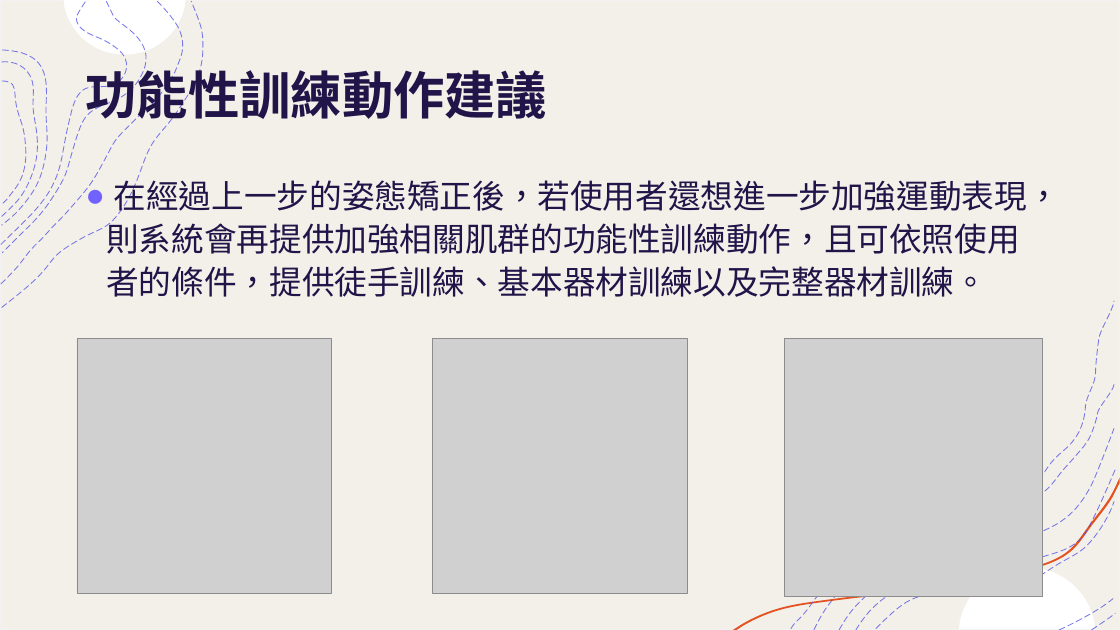
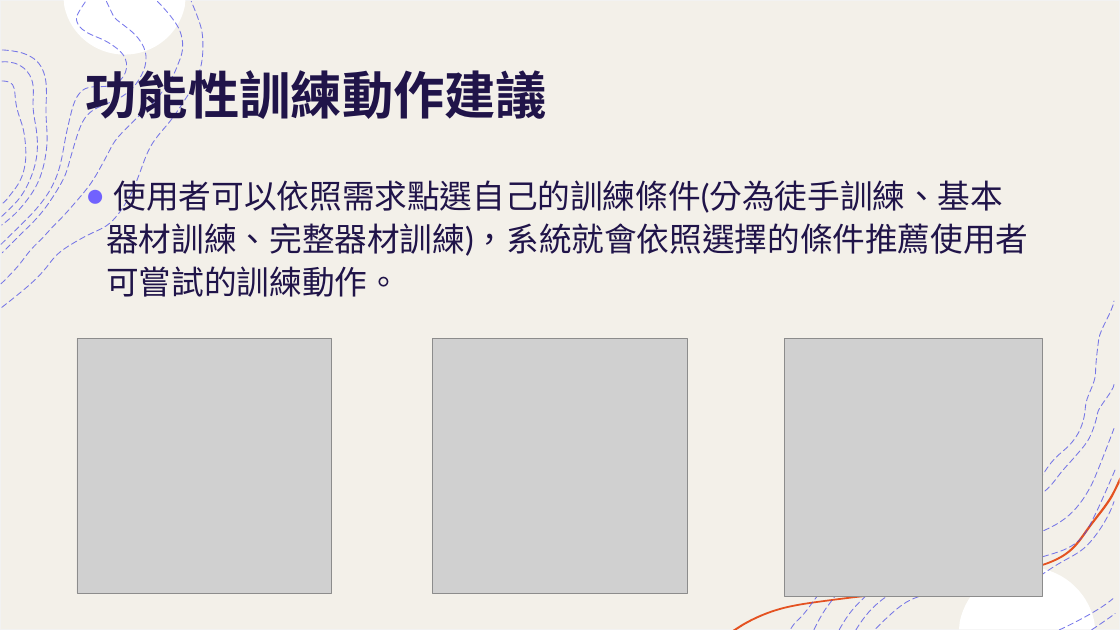
Before and after one commit to mizulun/seatpose-system, a slide deck: slide 7 of 提升運動表現輔助系統.pptx. Drawn at 1120x630 pixels with LibreOffice and Linux fonts; fonts in the diff are those of the drawing; grey boxes stand for pictures. Boxes give left, top, right and bottom in pixels: in the first picture for what was removed or moved away, otherwise in the second. Text is boxed around its words. In the diff, an @@ line names an element or a change of style, - is before the commit and + after.

Commit message:
更改成下肢重訓姿勢矯正輔助系統 更改設計動機與目的 新增姿勢判定標準 新增架設環境遇到的問題

```diff
--- a/提升運動表現輔助系統.pptx
+++ b/提升運動表現輔助系統.pptx
@@ text at <box>106,175,1028,297</box>: text changed @@
-● 在經過上一步的姿態矯正後，若使用者還想進一步加強運動表現，則系統會再提供加強相關肌群的功能性訓練動作，且可依照使用者的條件，提供徒手訓練、基本器材訓練以及完整器材訓練。
+● 使用者可以依照需求點選自己的訓練條件(分為徒手訓練、基本器材訓練、完整器材訓練)，系統就會依照選擇的條件推薦使用者可嘗試的訓練動作。
```
Also in this commit, not shown: 7 other slides changed, 12 slides added, 3 slides removed.
